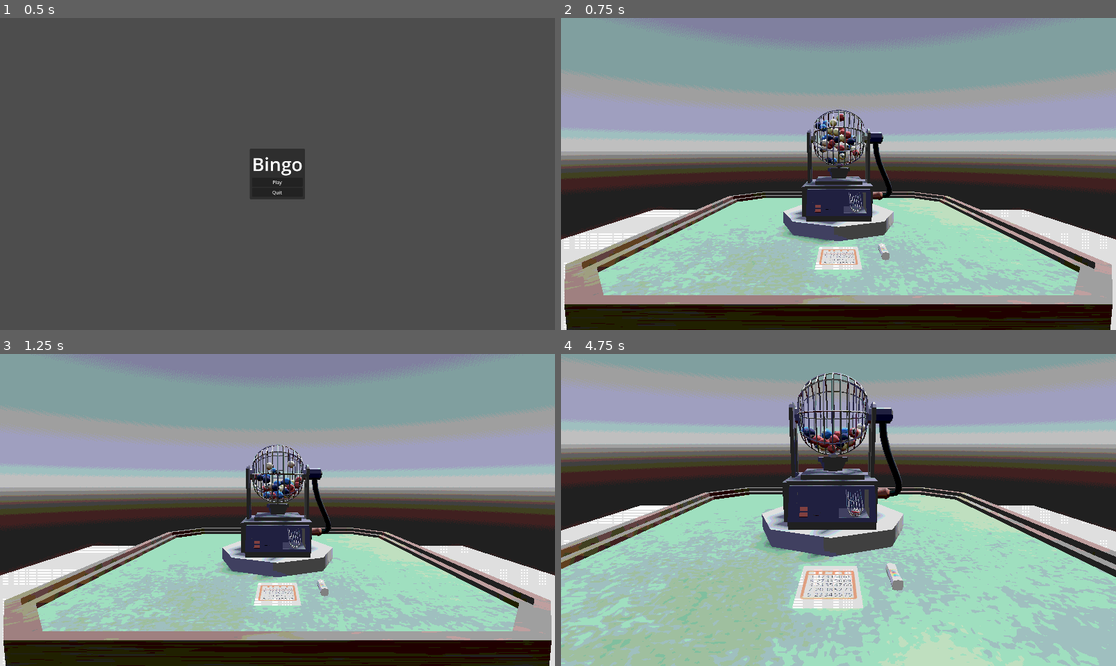
Above: before the commit, frames 1-4 (two rows, left to right).
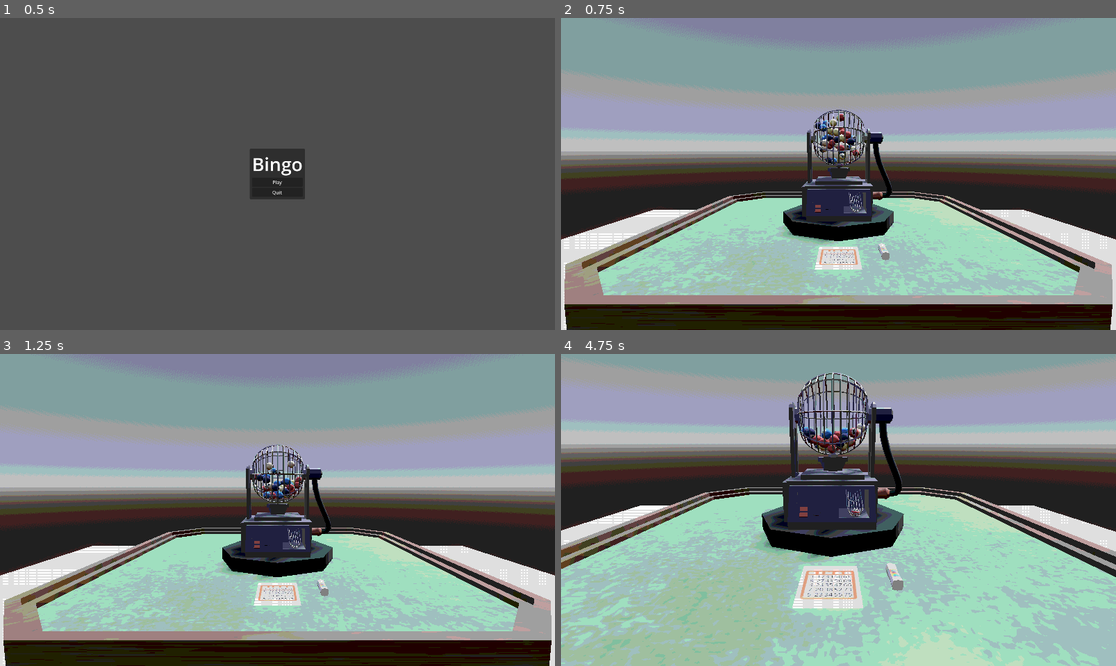
Above: after the commit, the same moments.

Repository: noahpete/bingo
Game: Godot game, scene res://scenes/ui/main_menu.tscn
Two runs of this game, one before a commit and one after it. Both use one fixed random seed, a clock stepped at 60 frames per second and the inputs below.
Inputs (mouse positions are in pixels of both pictures, inside the frame that each line leads up to):
- Up to frame 1 (0.5 s): no input
- Up to frame 2 (0.75 s): click "Play" at 0.5 s
- Up to frame 3 (1.25 s): no input
- Up to frame 4 (4.75 s): move the mouse to (960, 494) at 1.27 s; click (960, 494) at 1.42 s; move the mouse to (727, 525) at 2.02 s; click (727, 525) at 2.17 s; move the mouse to (894, 441) at 2.77 s; click (894, 441) at 2.92 s; move the mouse to (810, 572) at 3.52 s; click (810, 572) at 3.67 s; move the mouse to (1005, 556) at 4.27 s; click (1005, 556) at 4.42 s

Frame 1 is identical in both runs. In frame 2, 1.3% of the frame differs, in the area x 40-60%, y 59-72%; in frame 3, 1.3%; in frame 4, 2.2%, in the area x 36-62%, y 47-66%.

Commit message:
Basics of opponent turn

Diff:
--- a/scenes/main/main.tscn
+++ b/scenes/main/main.tscn
@@ -6,7 +6,6 @@
 [ext_resource type="Script" path="res://scripts/states/idle.gd" id="3_mvqf2"]
 [ext_resource type="PackedScene" uid="uid://cica17kyvab1x" path="res://scenes/bingo_machine/bingo_machine.tscn" id="3_t17rl"]
 [ext_resource type="PackedScene" uid="uid://q0vg05xchrml" path="res://scenes/post_processing.tscn" id="4_hvjgh"]
-[ext_resource type="Script" path="res://scripts/states/wait.gd" id="4_nq7ej"]
 [ext_resource type="Script" path="res://scripts/states/marking.gd" id="5_a3l7h"]
 [ext_resource type="Script" path="res://scripts/input_manager.gd" id="6_1yex1"]
 [ext_resource type="Script" path="res://scripts/states/player_turn.gd" id="6_xv3er"]
@@ -160,6 +159,9 @@
 "spin_180": SubResource("Animation_64i88")
 }
 
+[sub_resource type="StandardMaterial3D" id="StandardMaterial3D_mbqxt"]
+albedo_color = Color(0.144063, 0.144063, 0.144063, 1)
+
 [node name="Main" type="Node"]
 script = ExtResource("1_8170c")
 
@@ -176,9 +178,6 @@
 [node name="Idle" type="Node" parent="StateMachine"]
 script = ExtResource("3_mvqf2")
 
-[node name="Disabled" type="Node" parent="StateMachine"]
-script = ExtResource("4_nq7ej")
-
 [node name="Marking" type="Node" parent="StateMachine"]
 script = ExtResource("5_a3l7h")
 
@@ -241,6 +240,7 @@
 [node name="Pedestal" type="CSGCylinder3D" parent="Entities"]
 radius = 0.228528
 height = 1.09734
+material = SubResource("StandardMaterial3D_mbqxt")
 
 [node name="BingoMachine" parent="Entities/Pedestal" instance=ExtResource("3_t17rl")]
 unique_name_in_owner = true
--- a/scripts/states/opponent_turn.gd
+++ b/scripts/states/opponent_turn.gd
@@ -2,6 +2,7 @@
 class_name OpponentTurnState
 
 @onready var opponent_turn_ui: Control = %OpponentTurnUI
+@onready var item_manager: ItemManager = $"../../ItemManager"
 
 
 func enter() -> void:
@@ -10,3 +11,13 @@
 
 func exit() -> void:
 	opponent_turn_ui.visible = false
+
+
+func input_update(event: InputEvent) -> void:
+	if event is InputEventMouseMotion:
+		item_manager.handle_item_hovering()
+
+	elif event is InputEventMouseButton:
+		if event.pressed and event.button_index == MOUSE_BUTTON_LEFT:
+			if item_manager.current_hovered_item is Dabber:
+				transition.emit("Marking")
--- a/scripts/states/player_turn.gd
+++ b/scripts/states/player_turn.gd
@@ -18,7 +18,7 @@
 func _on_end_turn_button_pressed() -> void:
 	animation_player.play("spin_180")
 	await animation_player.animation_finished
-	transition.emit("OpponentTurn")
+	transition.emit("StartTurn")
 
 
 func enter() -> void:
--- a/scripts/states/start_turn.gd
+++ b/scripts/states/start_turn.gd
@@ -13,11 +13,12 @@
 	await bingo_machine.play_animation("spin")
 	await bingo_machine.play_animation("dispense")
 
-	animation_player.play("idle_to_display_ball")
-	await animation_player.animation_finished
-	await %Util.wait(BALL_DISPLAY_TIME)
-	animation_player.play_backwards("idle_to_display_ball")
-	await animation_player.animation_finished
+	if GameData.is_player_turn:
+		animation_player.play("idle_to_display_ball")
+		await animation_player.animation_finished
+		await %Util.wait(BALL_DISPLAY_TIME)
+		animation_player.play_backwards("idle_to_display_ball")
+		await animation_player.animation_finished
 
 	if GameData.is_player_turn:
 		transition.emit("PlayerTurn")
